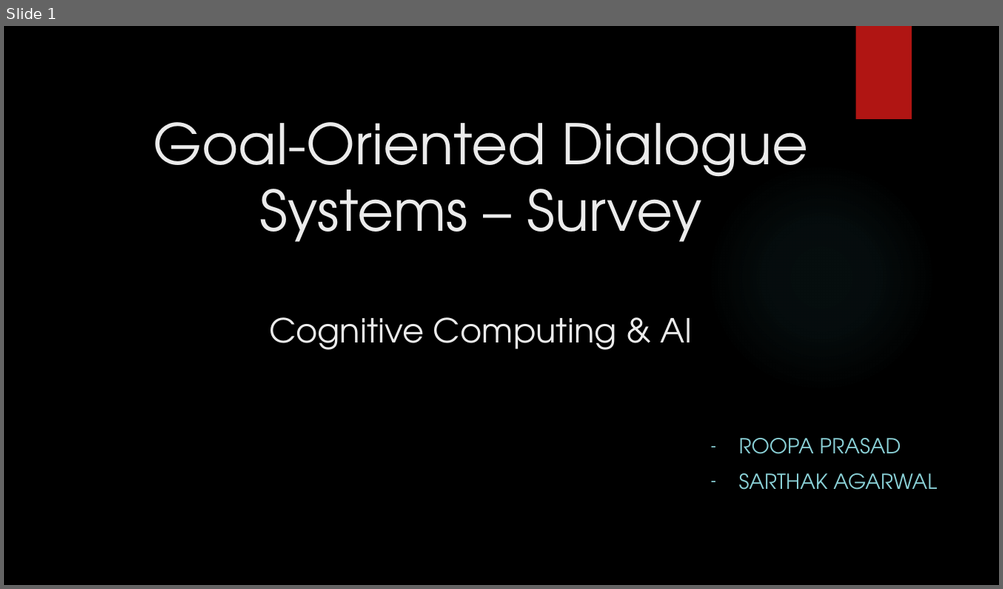
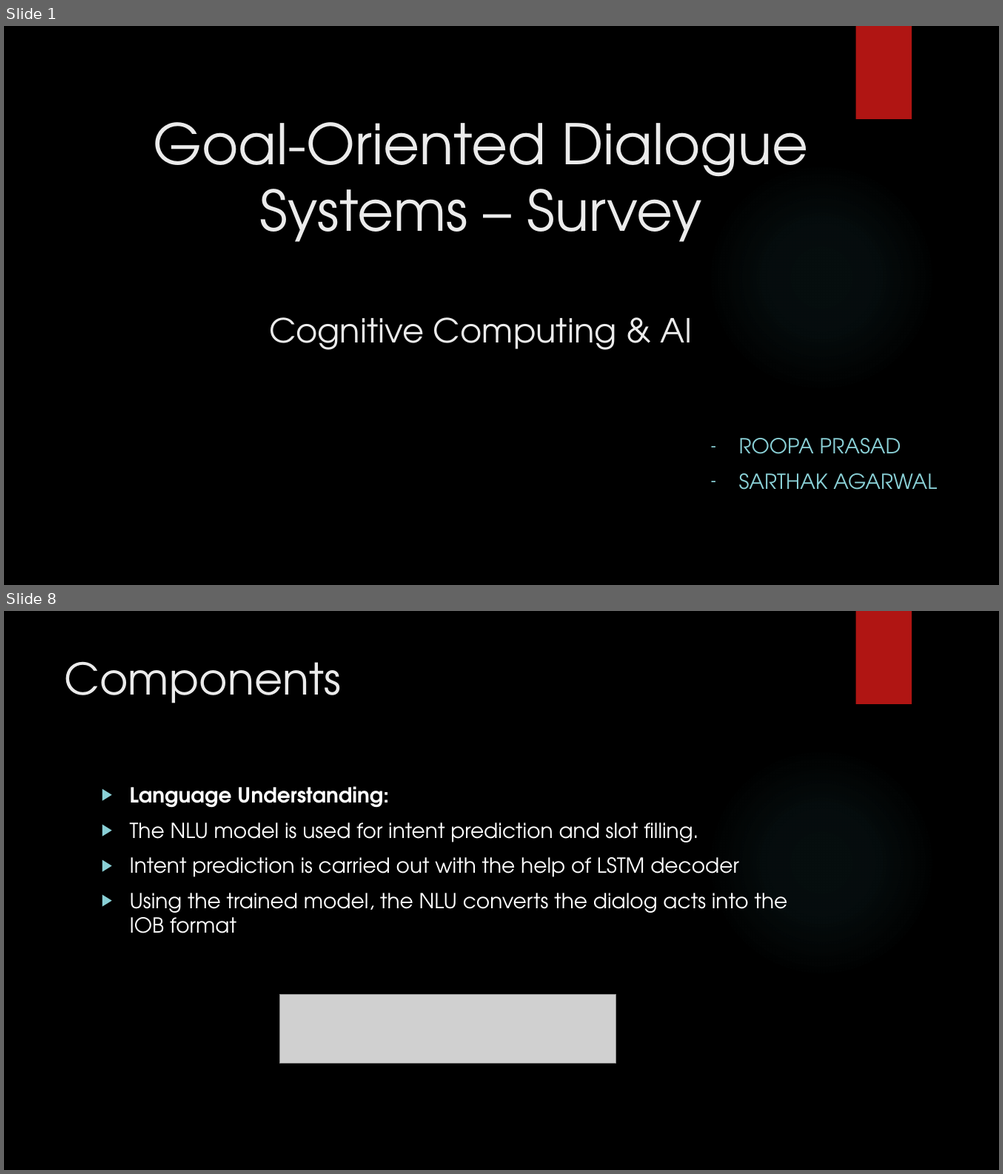
Before and after one commit to agsarthak/Goal-oriented-Dialogue-Systems, a slide deck: Presentation.pptx. Shown one above the other, each under a label of ours: slide 1 before the commit, slides 1 and 8 after it; the slides between them are not shown. The pictures are 1003x589 and 1003x1174 pixels, drawn with LibreOffice and Linux fonts; fonts in the diff are those of the drawing; grey boxes stand for pictures; background and template pictures are left out. Boxes give left, top, right and bottom in pixels: in the first picture for what was removed or moved away, otherwise in the second. Text is boxed around its words. In the diff, an @@ line names an element or a change of style, - is before the commit and + after.

```diff
--- a/Presentation.pptx
+++ b/Presentation.pptx
@@ slide 8 added at [4, 611, 999, 1170], background picture (left out); not listed: 2 template elements that a slide beside it also shows @@
@@ title added at [64, 661, 341, 703], 42 pt, text #EBEBEB @@
+Components
@@ text added at [130, 786, 788, 934], 20 pt, text #FFFFFF @@
+▶ Language Understanding:
+▶ The NLU model is used for intent prediction and slot filling.
+▶ Intent prediction is carried out with the help of LSTM decoder
+▶ Using the trained model, the NLU converts the dialog acts into the IOB format
@@ picture added at [280, 994, 616, 1064] @@
```
Also in this commit, not shown: 4 slides changed, 10 other slides added, 1 slide removed, 2 other files.
